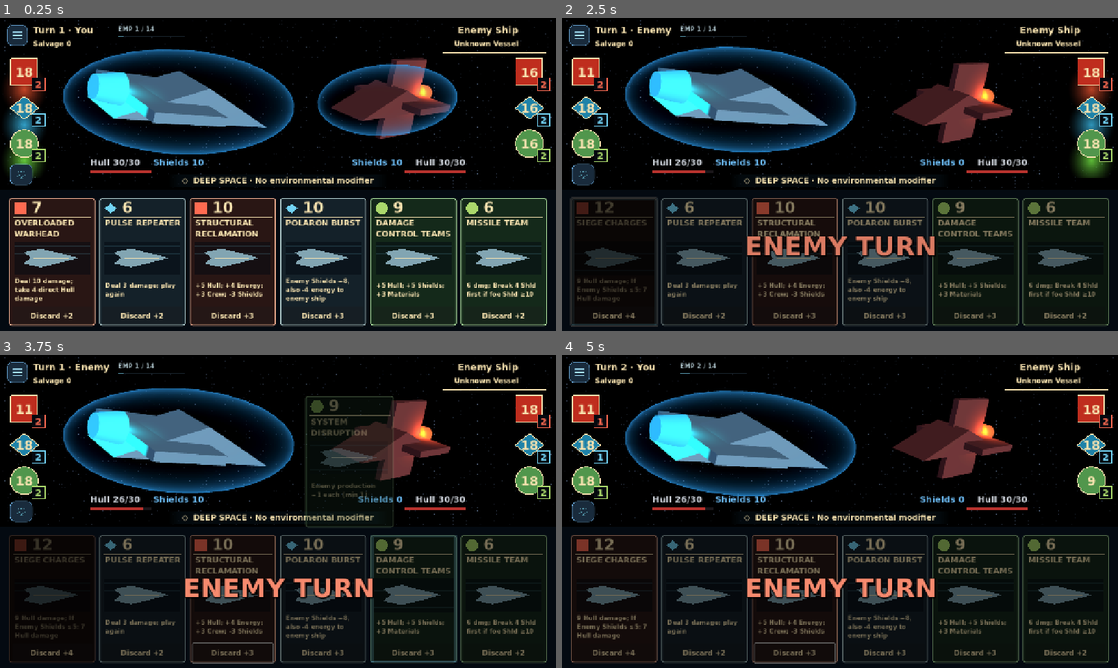
Above: before the commit, frames 1-4 (two rows, left to right).
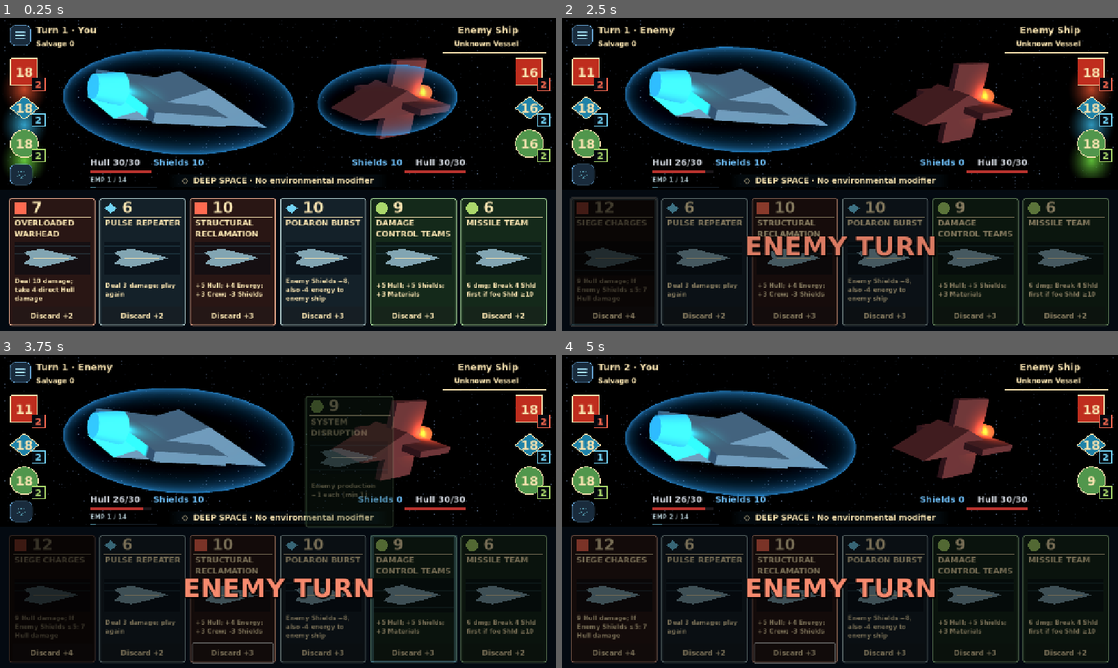
Above: after the commit, the same moments.

Repository: RPGMaster2000/arcospace
Game: Godot game, scene res://scenes/board_3d.tscn
The game is run twice, just before and just after one commit, with the same random seed, the same clock (stepped at 60 frames per second) and the same inputs. This scene is started directly instead of the project's main scene. Sound files missing from this copy of the repository are replaced by a short silence.
Inputs (mouse positions are in pixels of both pictures, inside the frame that each line leads up to):
- Up to frame 1 (0.25 s): no input
- Up to frame 2 (2.5 s): tap Enter (ui_accept) at 0.5, 0.77 s; move the mouse to (962, 158) at 0.52 s; hold Up (ui_up) 0.53-1.25 s; tap Tab at 0.6, 2.1 s; click (962, 158) at 0.67 s; drag from (728, 190) to (812, 237) at 1.27 s; move the mouse to (895, 105) at 2.02 s; hold Up (ui_up) from 2.03 s (still down)
- Up to frame 3 (3.75 s): release Up (ui_up) at 2.75 s; drag from (250, 574) to (111, 464) at 2.77 s; move the mouse to (444, 558) at 3.52 s; hold Down (ui_down) from 3.53 s (still down); tap Tab at 3.6 s
- Up to frame 4 (5 s): tap Enter (ui_accept) at 3.77 s; release Down (ui_down) at 4.25 s; drag from (673, 464) to (756, 433) at 4.27 s

The runs differ from the first frame. In frame 1, 0.6% of the frame differs, in the area x 1-34%, y 2-55%; in frame 2, 0.6%; in frame 3, 0.6%; in frame 4, 0.6%.

Commit message:
Align EMP below player Hull and menu with resource icons
Replace camera-relative EMP positioning with shared Hull-relative HUD placement. Preserve charge and escape behavior, keep its charged button above the hand, and update the visual regression contract.

Diff:
--- a/scripts/board_3d.gd
+++ b/scripts/board_3d.gd
@@ -103,9 +103,6 @@
 	_fit_ftl()
 
 
-## TUNE: Fine placement offset from the mirrored FTL position, in UI pixels.
-@export var ftl_position_offset: Vector2 = Vector2(-40, 5)
-
 ## TUNE: Engine light factors relative to its scene-authored brightness.
 @export var engine_offline_factor: float = 0.3
 @export var engine_ready_factor: float = 1.4
@@ -127,28 +124,6 @@
 
 
 func _fit_ftl() -> void:
-	if not battle_camera:
-		return
-	var container: Control = $BattleView
-	var viewport: SubViewport = $BattleView/Viewport
-	var ship: Node3D = $BattleView/Viewport/Battlefield/PlayerShip
-	var ship_center: Vector2 = (
-		container.position
-		+ (
-			battle_camera.unproject_position(ship.global_position)
-			* container.size
-			/ Vector2(viewport.size)
-		)
-	)
-	var hull_center: float = $PlayerHullLabel.position.y + $PlayerHullLabel.size.y * 0.5
-	# Mirror Hull status vertically about the ship, and center FTL horizontally on it.
-	$FTLPanel.position = (
-		Vector2(
-			ship_center.x - $FTLPanel.size.x * 0.5,
-			ship_center.y * 2.0 - hull_center - $FTLPanel.size.y * 0.5
-		)
-		+ ftl_position_offset
-	)
-	$FTLPanel.position.x = clampf($FTLPanel.position.x, 16, size.x - $FTLPanel.size.x - 16)
+	# Shared HUD placement follows the Hull bar, independently of camera/idle motion.
+	_fit_allocation_button()
 	_fit_jump_button()
-	_fit_allocation_button()
--- a/scripts/ui/battle_hud.gd
+++ b/scripts/ui/battle_hud.gd
@@ -338,7 +338,7 @@
 
 static func fit_jump_button(button: Button, progress_width: float) -> void:
 	button.size = Vector2(progress_width, 48)
-	button.position = Vector2(0, -10)
+	button.position = Vector2.ZERO
 
 
 func update_jump_style(disabled_turns: int) -> void:
--- a/scripts/ui/battle_layout.gd
+++ b/scripts/ui/battle_layout.gd
@@ -26,7 +26,7 @@
 static func fit(view: Control, menu: Button, allocation: Button) -> void:
 	var inset := safe_insets(view)
 	# Keep the left column at the content edge; a display-wide inset creates a second gutter.
-	menu.position = Vector2(16, 16 + inset.y)
+	menu.position = Vector2(23, 16 + inset.y)
 	menu.size = Vector2(48, 48)
 	for path in ["TurnLabel", "SalvageLabel"]:
 		view.get_node(path).position.x = menu.position.x + menu.size.x + 12
@@ -35,6 +35,13 @@
 		view.get_node("PlayerResource%d" % index).position.x = 23
 		view.get_node("PlayerResource%d" % index).position.y = 92 + (index - 1) * 82 + inset.y
 		view.get_node("EnemyResource%d" % index).position.x = view.size.x - 94 - inset.z
+	var hull: Control = view.get_node("PlayerHullBar")
+	var emp: Control = view.get_node("FTLPanel")
+	emp.position = Vector2(hull.position.x, hull.position.y + hull.size.y + 6)
+	var charge: Label = emp.get_node("Charge")
+	charge.size.x = emp.get_node("Progress").size.x
+	charge.clip_text = true
+	charge.text_overrun_behavior = TextServer.OVERRUN_TRIM_ELLIPSIS
 	allocation.size = BUTTON_SIZE
 	var resources: Control = view.get_node("PlayerResource3")
 	allocation.position = Vector2(resources.position.x, resources.position.y + resources.size.y + 8)
--- a/tests/ftl_visual_test.gd
+++ b/tests/ftl_visual_test.gd
@@ -27,7 +27,7 @@
 	board.refresh_display()
 	var jump: Button = board.get_node("FTLPanel/WarpButton")
 	check(jump.visible and not jump.disabled and not board.get_node("FTLPanel/Progress").visible and not board.get_node("FTLPanel/Charge").visible, "Full charge replaces bar with Jump")
-	check(jump.position == Vector2(0,-10) and jump.size.y >= 48, "Jump occupies FTL area with touch target")
+	check(jump.position == Vector2.ZERO and jump.size.y >= 48, "Jump occupies FTL area with touch target")
 	board.ftl.disabled_turns = 2
 	board.refresh_display()
 	var offline_box: StyleBoxFlat = jump.get_theme_stylebox("disabled")
@@ -53,13 +53,10 @@
 	board._begin_turn("player")
 	check(board.get_node("ModifierDisplay/FTLFlash").text == "EMP PULSE ONLINE", "Fully charged repaired FTL announces online")
 	board._fit_ftl() # Refit after screenshot frames have advanced the ship's idle motion.
-	var container = board.get_node("BattleView")
-	var viewport = board.get_node("BattleView/Viewport")
-	var ship = viewport.get_node("Battlefield/PlayerShip")
-	var center = container.position + board.battle_camera.unproject_position(ship.global_position) * container.size / Vector2(viewport.size)
-	var hull_y: float = board.player_hull_label.position.y + board.player_hull_label.size.y*0.5
-	var panel = board.get_node("FTLPanel")
-	check(absf((center.y - panel.position.y-panel.size.y*0.5 + board.ftl_position_offset.y) - (hull_y-center.y)) < 1, "FTL and Hull mirrored vertically")
+	var hull_bar: Control = board.get_node("PlayerHullBar")
+	var panel: Control = board.get_node("FTLPanel")
+	check(is_equal_approx(panel.position.x, hull_bar.position.x) and is_equal_approx(panel.position.y, hull_bar.position.y + hull_bar.size.y + 6), "EMP aligns directly below player Hull")
+	check(jump.get_global_rect().end.y < board.get_node(board.card_slots[0]).position.y, "Charged EMP button clears card hand")
 	check(board.player_shields_label.get_theme_font_size("font_size") == board.player_hull_label.get_theme_font_size("font_size"), "Matching status font sizes")
 	board.queue_free()
 	await process_frame
Not shown, changed: docs/battle_hud_layout.md
